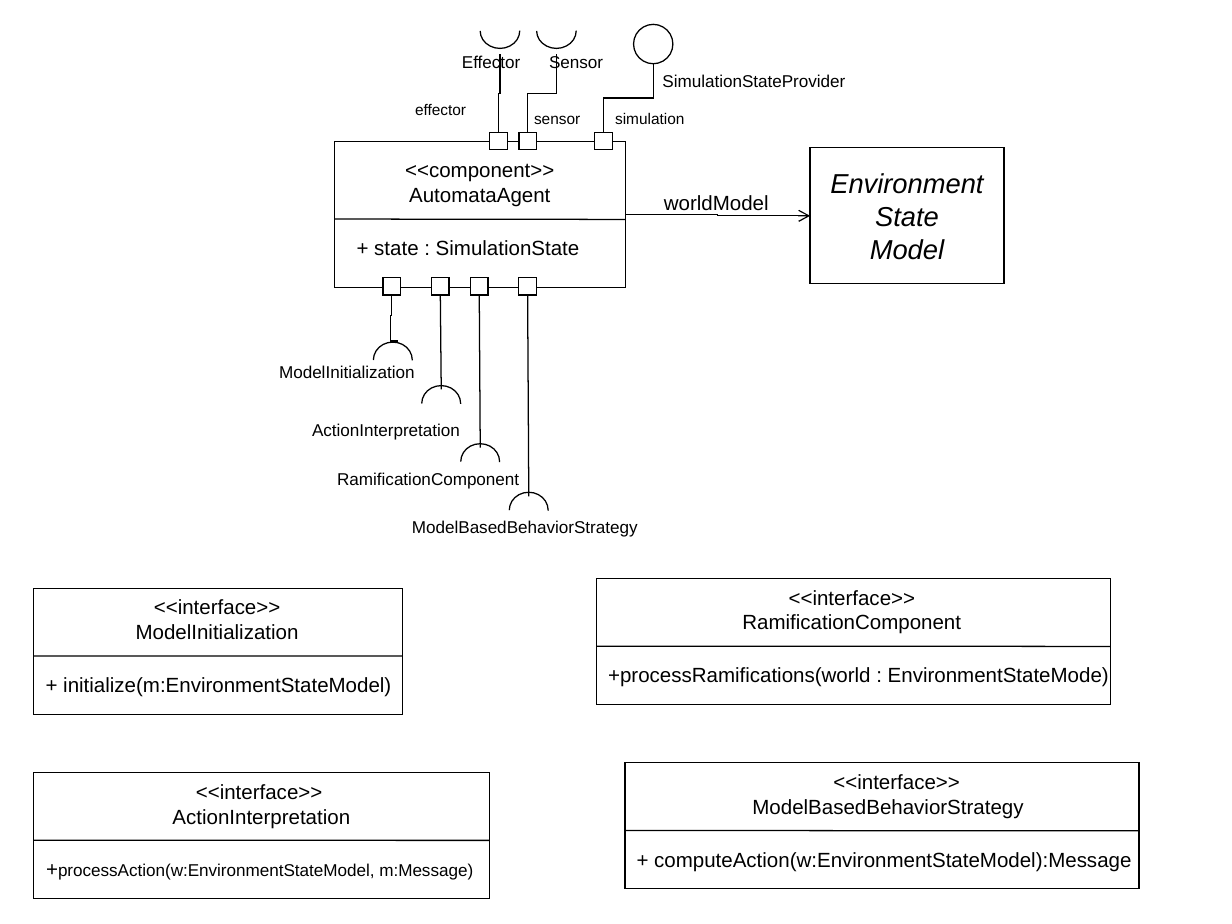
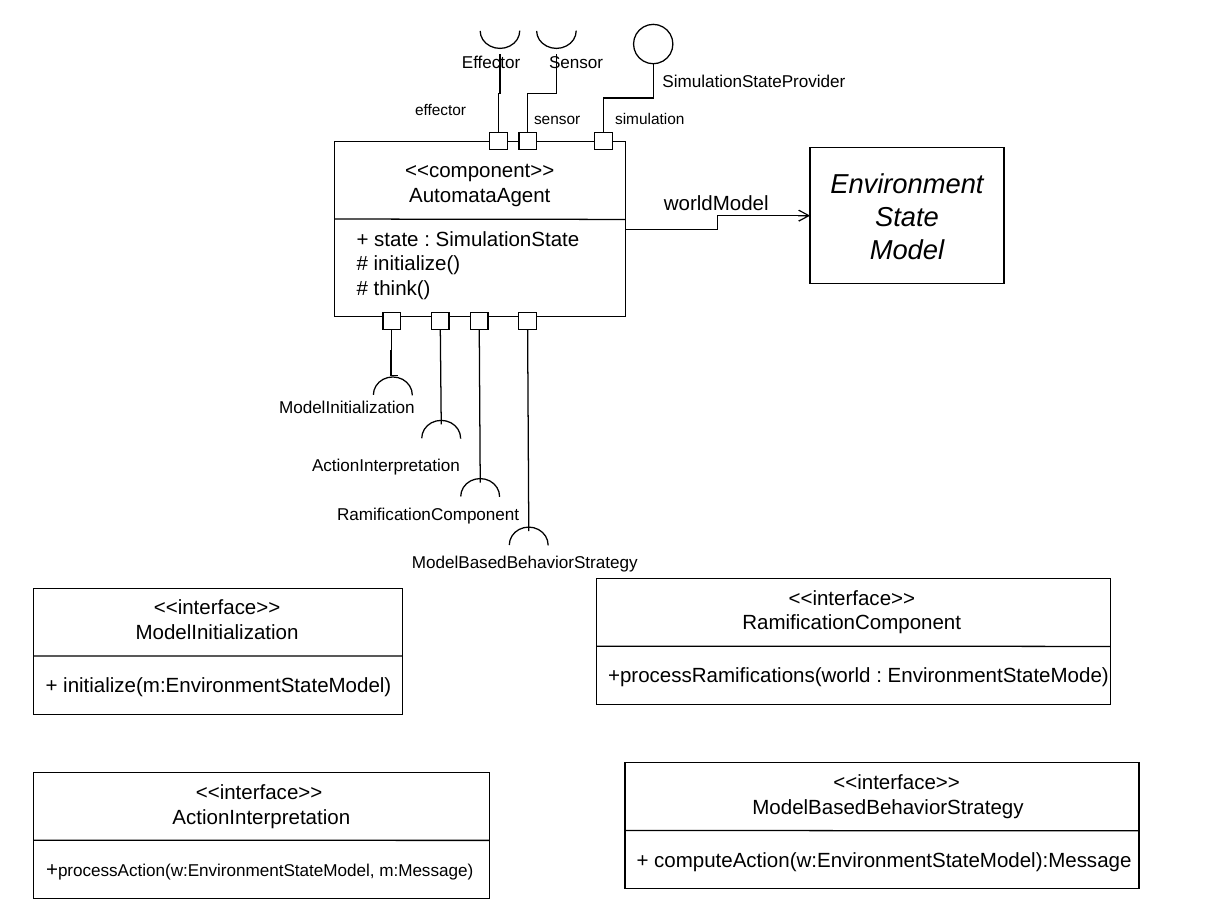
Before and after one commit to krishprince/rollerslam, a slide deck: slide 13 of docs/UML.ppt. Drawn at 1232x924 pixels with LibreOffice and Linux fonts; fonts in the diff are those of the drawing. Boxes give left, top, right and bottom in pixels: in the first picture for what was removed or moved away, otherwise in the second. Text is boxed around its words. In the diff, an @@ line names an element or a change of style, - is before the commit and + after.

```diff
--- a/docs/UML.ppt
+++ b/docs/UML.ppt
@@ rectangle: place and size @@
-rectangle at (335, 142, 626, 287)
+rectangle at (335, 142, 626, 317)
@@ text "+ state : SimulationState": place and size @@
-text "+ state : SimulationState" at (374, 240, 580, 256)
+text "+ state : SimulationState" at (374, 231, 580, 300)
@@ text at (374, 231, 580, 247): alignment centre to left @@
@@ elbow arrow moved from (626, 214) - (811, 216) to (626, 229) - (811, 216) @@
@@ text at (374, 255, 461, 300): paragraphs added @@
+# initialize()
+# think()
@@ 4 texts, 4 freeform shapes, 4 rectangles, 3 lines, 1 elbow line: place and size @@
-4 texts, 4 freeform shapes, 4 rectangles, 3 lines, 1 elbow line at (279, 277, 638, 537)
+4 texts, 4 freeform shapes, 4 rectangles, 3 lines, 1 elbow line at (279, 313, 638, 572)
```
Also in this commit, not shown: 4 other slides changed, 6 slides added.
